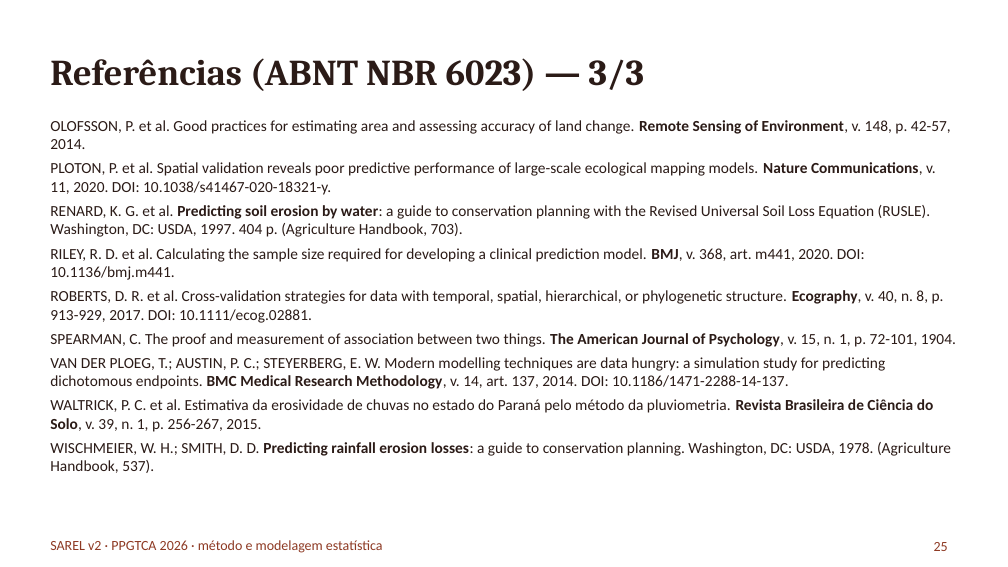
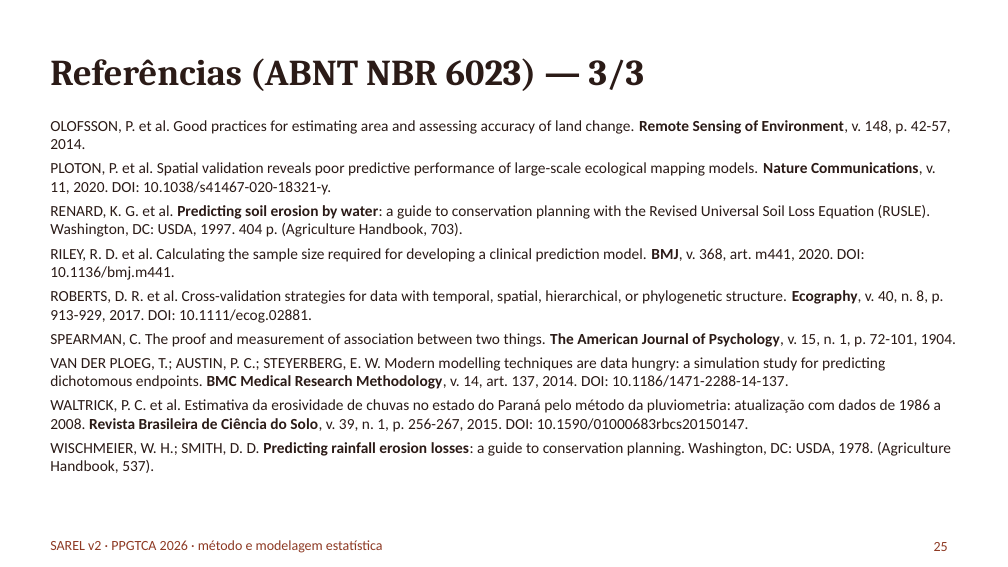
Before and after one commit to RedZardoz/localizador-erosao-v02, a slide deck: slide 25 of docs/Apresentacao_Pesquisa_SAREL_2026-10-06.pptx. Drawn at 1008x567 pixels with LibreOffice and Linux fonts; fonts in the diff are those of the drawing. Boxes give left, top, right and bottom in pixels: in the first picture for what was removed or moved away, otherwise in the second. Text is boxed around its words. In the diff, an @@ line names an element or a change of style, - is before the commit and + after.

```diff
--- a/docs/Apresentacao_Pesquisa_SAREL_2026-10-06.pptx
+++ b/docs/Apresentacao_Pesquisa_SAREL_2026-10-06.pptx
@@ text at (x1=50, y1=399, x2=941, y2=432): text changed @@
-WALTRICK, P. C. et al. Estimativa da erosividade de chuvas no estado do Paraná pelo método da pluviometria. Revista Brasileira de Ciência do Solo, v. 39, n. 1, p. 256-267, 2015.
+WALTRICK, P. C. et al. Estimativa da erosividade de chuvas no estado do Paraná pelo método da pluviometria: atualização com dados de 1986 a 2008. Revista Brasileira de Ciência do Solo, v. 39, n. 1, p. 256-267, 2015. DOI: 10.1590/01000683rbcs20150147.
```
Also in this commit, not shown: 6 other slides changed, 8 other files.
